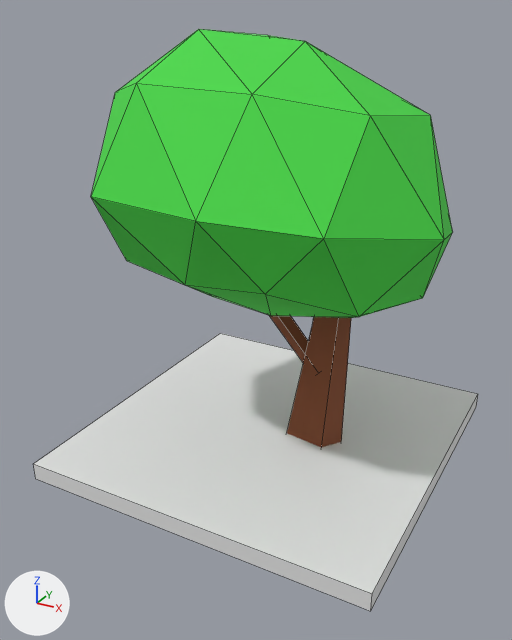
An edit to the FBX model Assets/Resources/Models/Wood_4/Wood_4 07.FBX, drawn before and after from the same camera.
Camera for both pictures: a camera (50 mm lens) standing at (0.847, -1.655, 1.218) and looking at (-0.017, -0.086, 0.433). The lights are fixed; the arrows at lower left show +X, +Y and +Z. Mesh edges are drawn as thin lines. Where no turn or scale is listed for an object, it has been applied to the vertices.

The first picture shows 'Box005', 'GeoSphere001'.
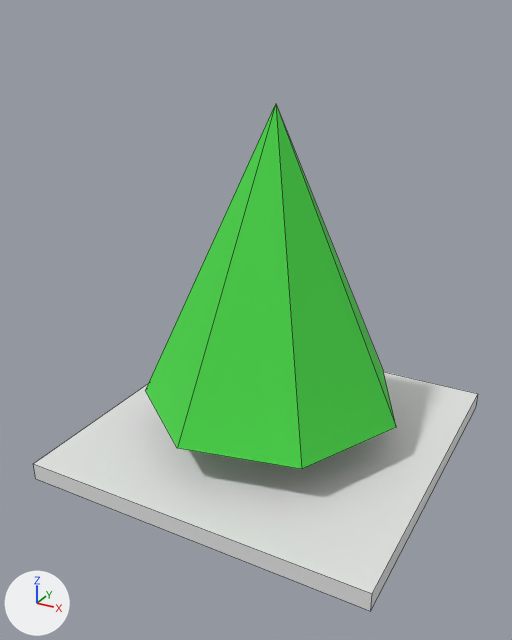
Where the newer file only moved an object's origin or applied its transform, the numbers keep the older frame.

Boxes [x1, y1, x2, y2] around the edits, measured in the pictures (512 x 640 px):
'GeoSphere001', deleted (green): before [91, 29, 453, 448]
    faces in mat_up (picture img_up_jpg): [91, 29, 453, 318]
    faces in mat_down (picture img_down_jpg): [269, 315, 351, 448]
'Cone008', added (green): after [145, 104, 396, 469]

The edits, one by one:
Mesh me_mesh_001_1 is new.
It has 8 vertices, 7 faces and spans x -0.835..-0.103, y -0.875..-0.124, z -0.259..0.58.
It uses material mat_up (picture img_up_jpg).
Object 'GeoSphere001' (ob_geosphere001) is deleted.
Object 'Cone008' (ob_cone008) is new; it shows me_mesh_001_1.
Its location is (0.481, 0.5, 0.419).
